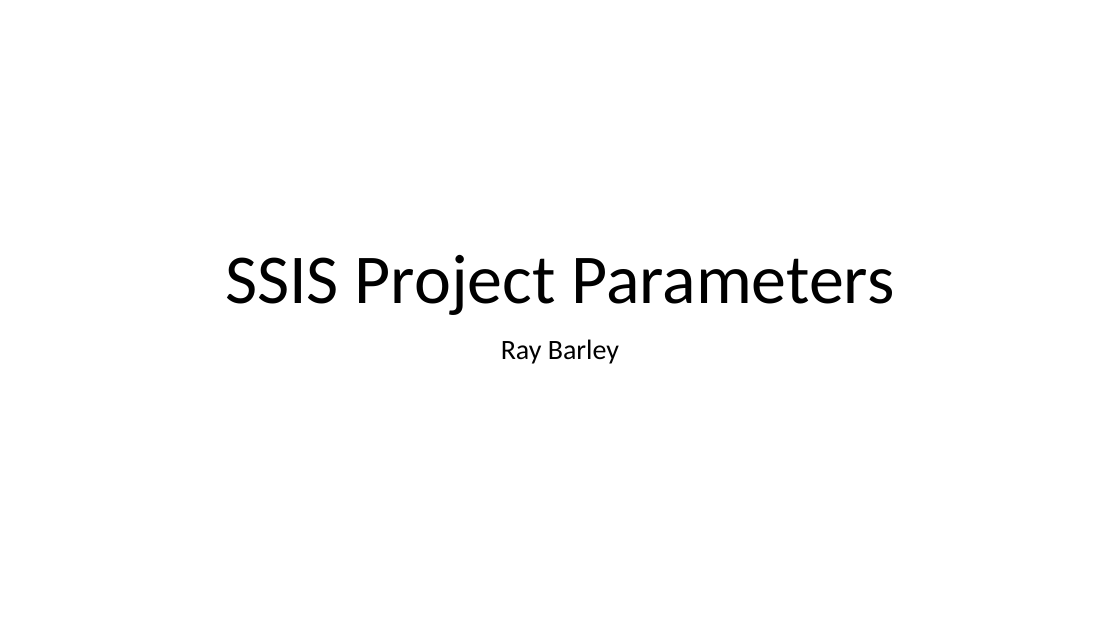
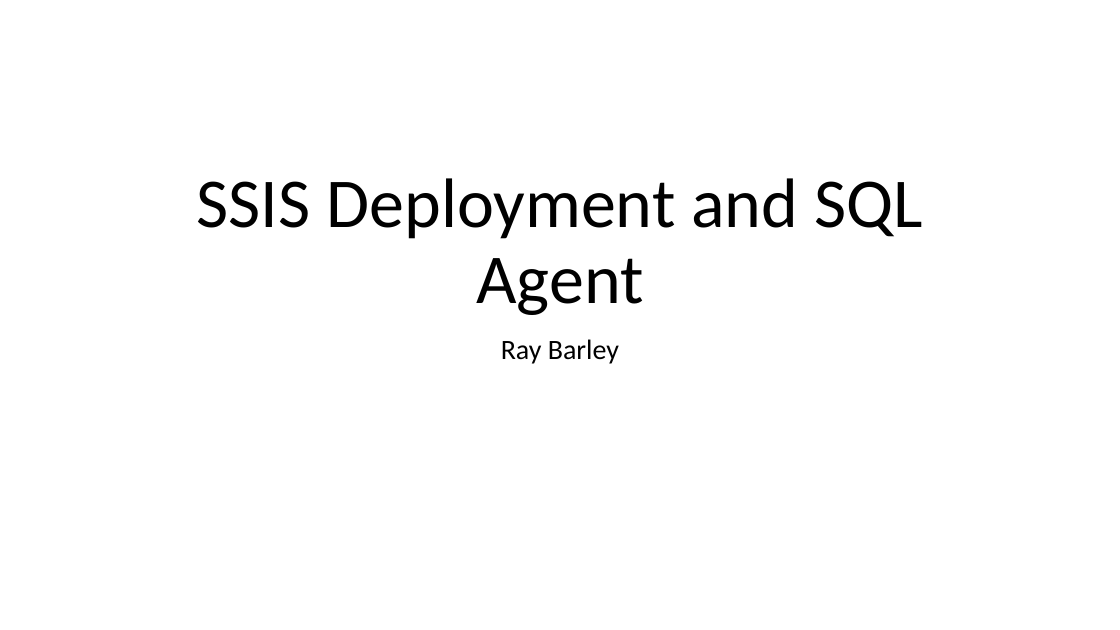
Before and after one commit to agent86ray/ETL-Patterns, a slide deck: slide 1 of SSIS_DEPLOYMENT_AND_SQL_AGENT/SSIS_DEPLOYMENT_AND_SQL_AGENT_SCREEN_SHOTS.pptx. Drawn at 1120x630 pixels with LibreOffice and Linux fonts; fonts in the diff are those of the drawing. Boxes give left, top, right and bottom in pixels: in the first picture for what was removed or moved away, otherwise in the second. Text is boxed around its words. In the diff, an @@ line names an element or a change of style, - is before the commit and + after.

```diff
--- a/SSIS_DEPLOYMENT_AND_SQL_AGENT/SSIS_DEPLOYMENT_AND_SQL_AGENT_SCREEN_SHOTS.pptx
+++ b/SSIS_DEPLOYMENT_AND_SQL_AGENT/SSIS_DEPLOYMENT_AND_SQL_AGENT_SCREEN_SHOTS.pptx
@@ title at bbox=[197, 178, 923, 315]: text changed @@
-SSIS Project Parameters
+SSIS Deployment and SQL Agent
```
Also in this commit, not shown: 9 slides added, 6 other files.
